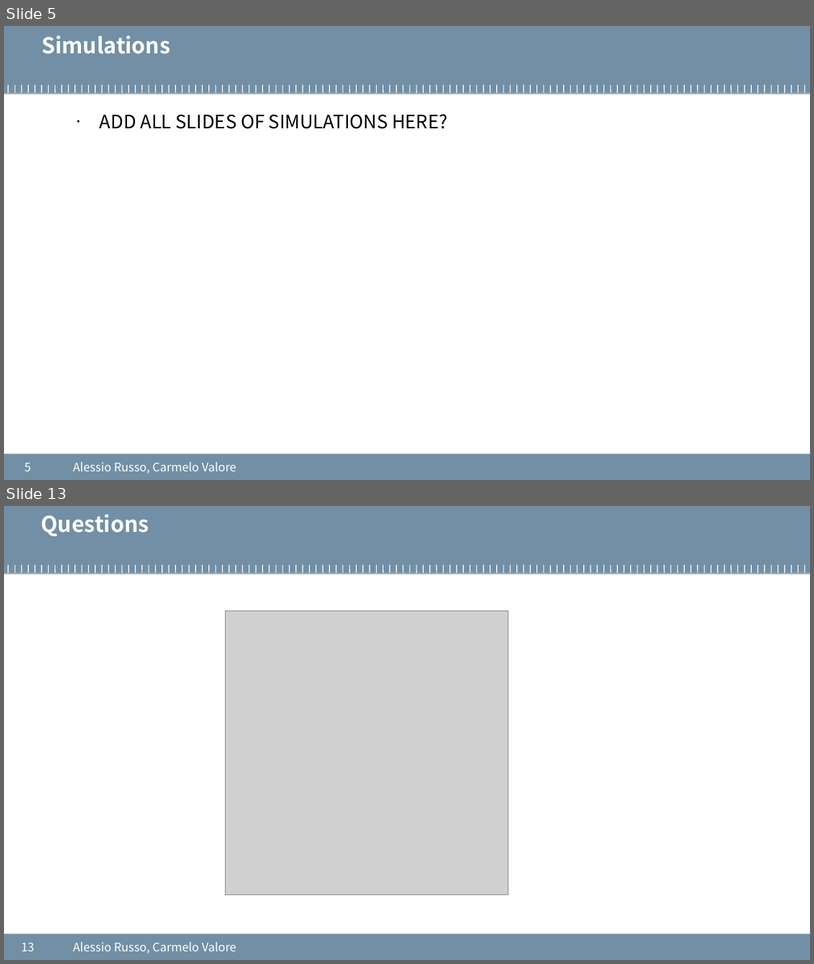
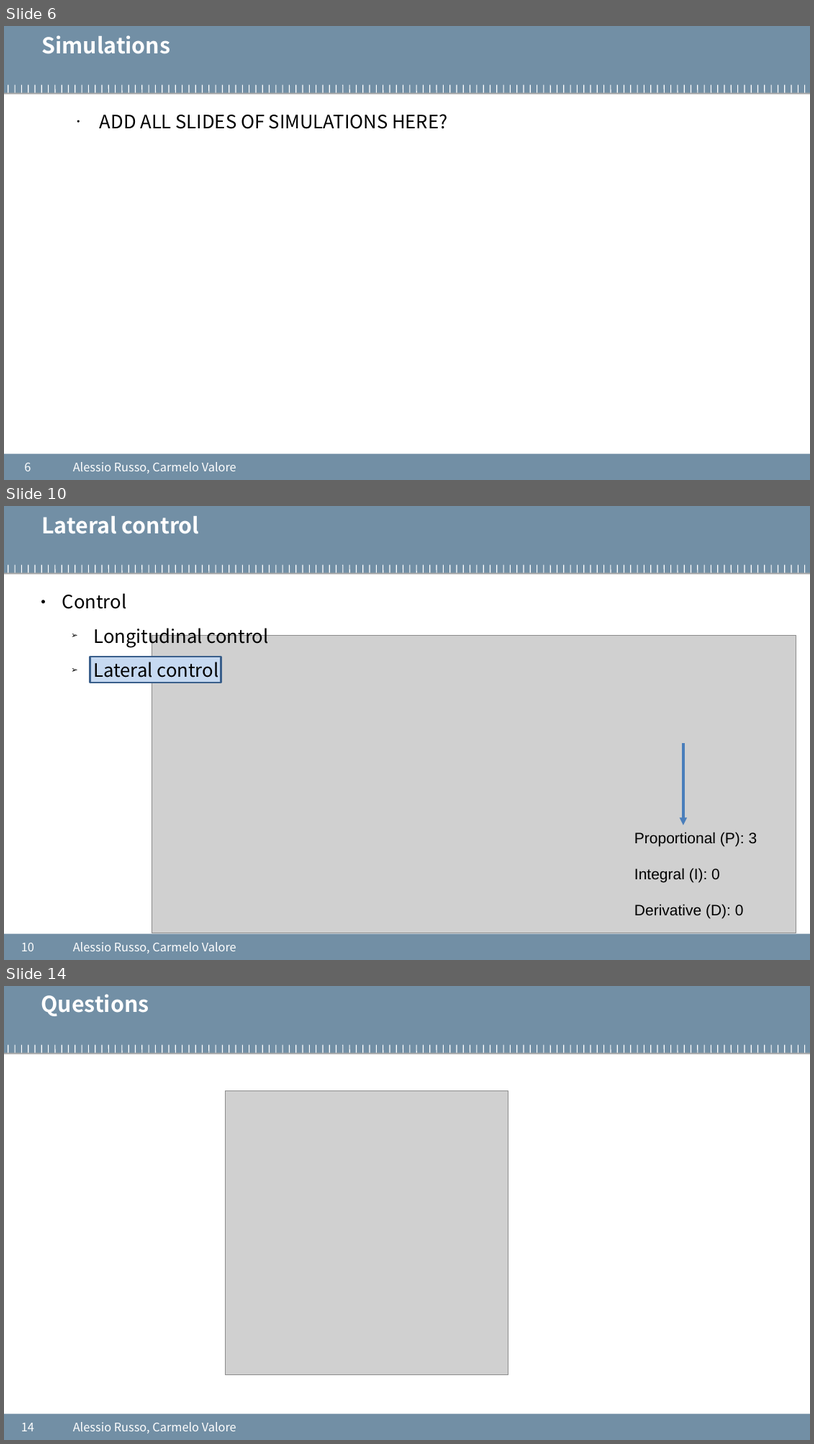
Before and after one commit to cvalore/mida2-project, a slide deck: presentations/20200824_meeting5.pptx. Shown one above the other, each under a label of ours: slides 5 and 13 before the commit, slides 6, 10 and 14 after it; the slides between them are not shown. The pictures are 814x964 and 814x1444 pixels, drawn with LibreOffice and Linux fonts; fonts in the diff are those of the drawing; grey boxes stand for pictures; background and template pictures are left out. Boxes give left, top, right and bottom in pixels: in the first picture for what was removed or moved away, otherwise in the second. Text is boxed around its words. In the diff, an @@ line names an element or a change of style, - is before the commit and + after.

```diff
--- a/presentations/20200824_meeting5.pptx
+++ b/presentations/20200824_meeting5.pptx
@@ slide 10 added at <box>4,506,810,960</box>, background #FFFFFF; not listed: 122 template elements that a slide beside it also shows @@
@@ text added at <box>41,516,200,534</box>, 26 pt, text #FFFFFF, bold @@
+Lateral control
@@ text added at <box>62,593,269,677</box>, 22 pt, text #000000 @@
+● Control
+  ➢ Longitudinal control
+  ➢ Lateral control
@@ rectangle added at <box>90,656,221,682</box>, fill #C6D9F1, outline #3A5F8C 2 pt @@
@@ picture added at <box>152,636,797,933</box> @@
@@ arrow added from (684, 743) to (684, 825), #4B7EBC 3 pt @@
@@ text added at <box>635,831,758,919</box>, 18 pt, text #000000 @@
+Proportional (P): 3
+Integral (I): 0
+Derivative (D): 0
@@ page number added at <box>21,942,34,951</box>, 14 pt, text #FFFFFF @@
+10
@@ text added at <box>73,942,237,953</box>, 14 pt, text #FFFFFF @@
+Alessio Russo, Carmelo Valore
@@ what was slide 5 is now slide 6 @@
@@ page number at <box>24,462,31,471</box>: text changed @@
-5
+6
@@ what was slide 13 is now slide 14 @@
@@ page number at <box>21,1422,34,1431</box>: text changed @@
-13
+14
```
Also in this commit, not shown: 5 slides changed, 6 other slides added, 6 slides removed.
